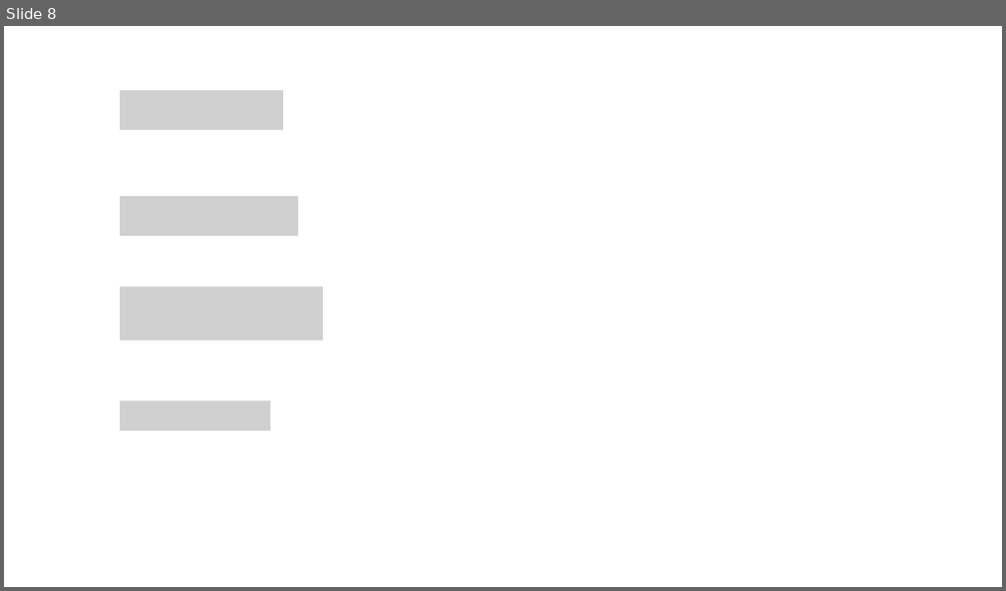
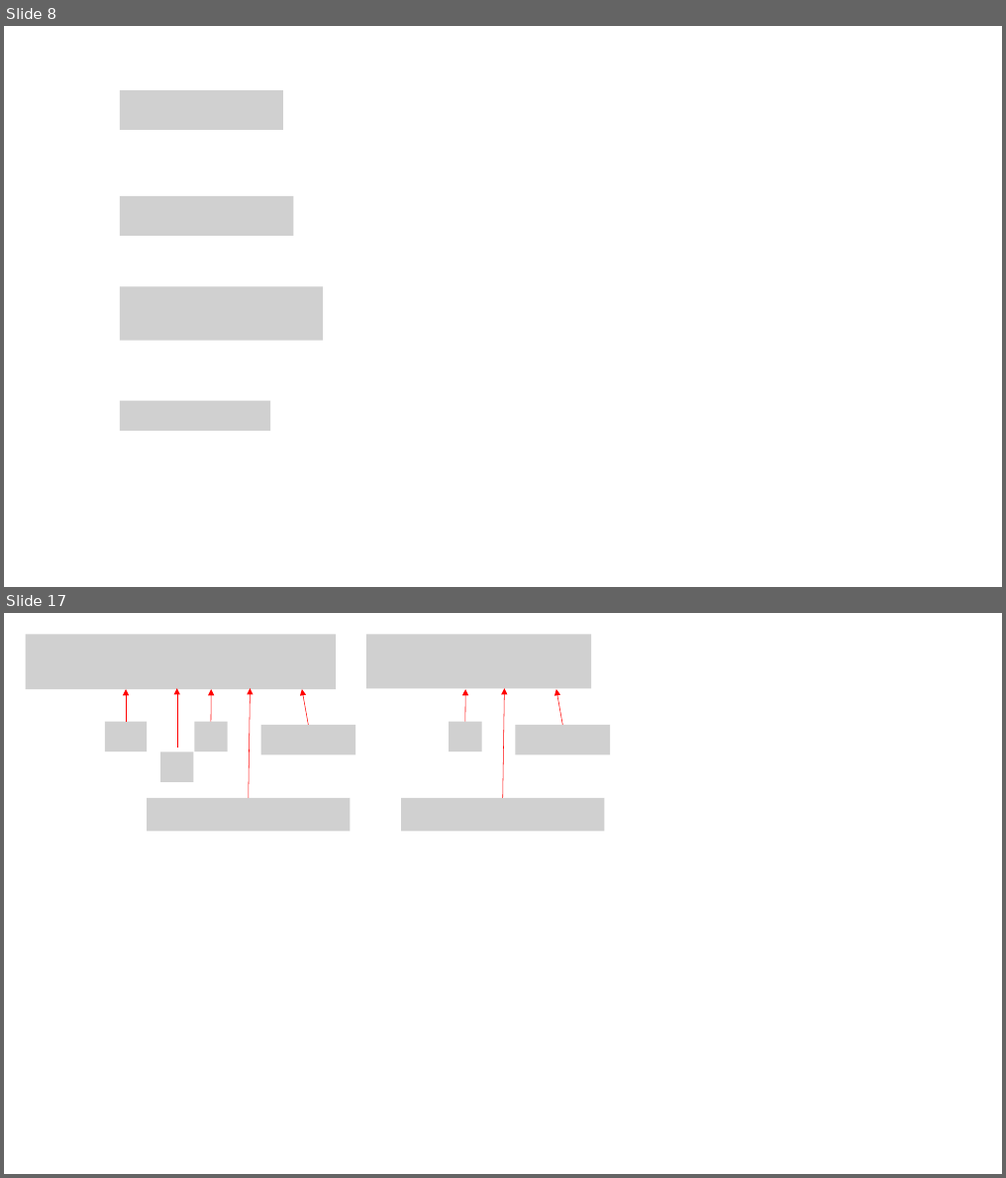
Before and after one commit to AnDeoukKyi/tistory, a slide deck: ml/ML.pptx. Shown one above the other, each under a label of ours: slide 8 before the commit, slides 8 and 17 after it; the slides between them are not shown. The pictures are 1006x591 and 1006x1178 pixels, drawn with LibreOffice and Linux fonts; fonts in the diff are those of the drawing; grey boxes stand for pictures. Boxes give left, top, right and bottom in pixels: in the first picture for what was removed or moved away, otherwise in the second. Text is boxed around its words. In the diff, an @@ line names an element or a change of style, - is before the commit and + after.

```diff
--- a/ml/ML.pptx
+++ b/ml/ML.pptx
@@ slide 17 added at (4,613,1002,1174), background #FFFFFF @@
@@ picture added at (26,634,337,689) @@
@@ picture added at (366,634,592,688) @@
@@ arrow added from (126, 722) to (126, 689), #FF0000 0.5 pt @@
@@ arrow added from (177, 748) to (177, 688), #FF0000 0.5 pt @@
@@ arrow added from (211, 722) to (211, 689), #FF0000 0.5 pt @@
@@ arrow added from (249, 798) to (251, 688), #FF0000 0.5 pt @@
@@ arrow added from (309, 725) to (302, 689), #FF0000 0.5 pt @@
@@ arrow added from (465, 722) to (466, 689), #FF0000 0.5 pt @@
@@ arrow added from (503, 798) to (505, 688), #FF0000 0.5 pt @@
@@ arrow added from (562, 725) to (556, 689), #FF0000 0.5 pt @@
@@ picture added at (105,722,147,752) @@
@@ picture added at (194,722,227,752) @@
@@ picture added at (260,725,355,755) @@
@@ picture added at (449,722,481,752) @@
@@ picture added at (515,725,611,755) @@
@@ picture added at (160,753,193,782) @@
@@ picture added at (147,798,350,831) @@
@@ picture added at (402,798,604,831) @@
@@ slide 8 changed as well @@
@@ picture: place and size @@
-picture at (120,196,298,236)
+picture at (120,196,294,236)
```
Also in this commit, not shown: 5 other slides changed, 11 other slides added, 1 slide removed, 33 other files.
